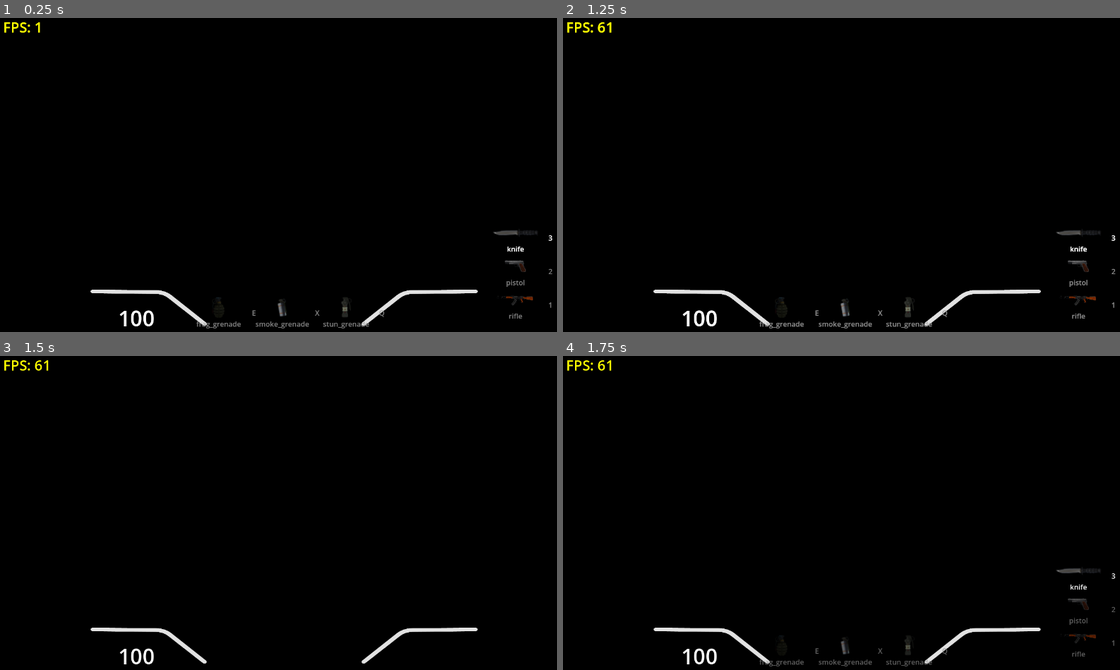
Above: before the commit, frames 1-4 (two rows, left to right).
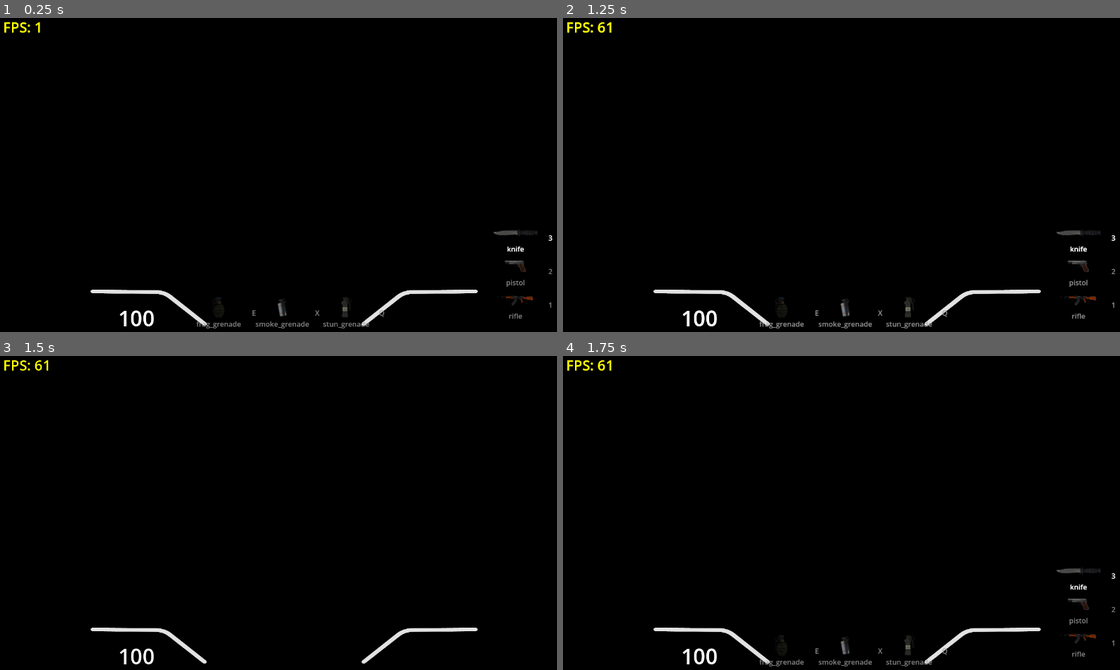
Above: after the commit, the same moments.

Repository: nathgoutam93/grey-line
Game: Godot game, scene res://tests/unit/unit_tests.tscn
The game is run twice, just before and just after one commit, with the same random seed, the same clock (stepped at 60 frames per second) and the same inputs. This scene is started directly instead of the project's main scene. Sound files missing from this copy of the repository are replaced by a short silence.
Inputs (mouse positions are in pixels of both pictures, inside the frame that each line leads up to):
- Up to frame 1 (0.25 s): no input
- Up to frame 2 (1.25 s): tap Enter at 0.5 s; move the mouse to (969, 156) at 0.52 s; hold D (move_right) from 0.53 s (still down); tap G (drop) at 0.6 s; click (969, 156) at 0.67 s
- Up to frame 3 (1.5 s): release D (move_right) at 1.25 s; drag from (167, 525) to (256, 575) at 1.27 s
- Up to frame 4 (1.75 s): no input

Frames 1-3 are identical in both runs. In frame 4, 0.4% of the frame differs, in the area x 1-100%, y 1-99%.

Commit message:
feat: attenuate hearing through walls

Diff:
--- a/scripts/network/server/visibility_query.gd
+++ b/scripts/network/server/visibility_query.gd
@@ -48,7 +48,36 @@
 	var radius := source.net_sync.get_noise_radius()
 	if radius <= 0.0:
 		return false
+	if listener.global_position.distance_squared_to(source.global_position) > radius * radius:
+		return false
+	radius *= occlusion_factor(listener.global_position, source.global_position, listener.get_world_2d().direct_space_state)
 	return listener.global_position.distance_squared_to(source.global_position) <= radius * radius
+
+static func occlusion_factor(from: Vector2, to: Vector2, space: PhysicsDirectSpaceState2D) -> float:
+	var offset := to - from
+	var distance := offset.length()
+	if distance < 0.001:
+		return 1.0
+	var direction := offset / distance
+	var cursor := from
+	var factor := 1.0
+	for _hit_index in range(4):
+		var hit := space.intersect_ray(PhysicsRayQueryParameters2D.create(cursor, to, ENVIRONMENT_MASK))
+		if hit.is_empty():
+			break
+		var walls := hit.get("collider") as DestructibleWalls
+		var door := hit.get("collider") as Door
+		if walls != null:
+			factor *= DestructionMaterial.sound_factor(walls.cell_material(walls.cell_from_hit(hit)))
+		elif door != null:
+			factor *= 0.7 if door.state == Door.State.CLOSED else 1.0
+		else:
+			factor *= 0.35
+		var travelled: float = (hit.position - from).dot(direction) + 17.0
+		if travelled >= distance:
+			break
+		cursor = from + direction * travelled
+	return factor
 
 ## Active smoke clouds as [center: Vector2, radius: float] pairs.
 static func collect_smoke_blockers(tree: SceneTree) -> Array:
--- a/tests/net/visibility_test.gd
+++ b/tests/net/visibility_test.gd
@@ -10,7 +10,7 @@
 ##   in view, slow-walk -> VISIBLE, drawn, no footsteps
 ##   in view, running   -> VISIBLE, drawn, footsteps playing
 ##   behind, shooting   -> the shot plays from the true position
-##   behind a wall      -> CULLED; walking there -> AUDIBLE with footsteps
+##   behind a wall      -> CULLED; distant walking stays CULLED, nearby walking is AUDIBLE
 ##   smoke in between   -> CULLED
 ##   back in view       -> VISIBLE
 
@@ -164,8 +164,33 @@
 		_expect("behind_wall_is_culled", await _sample("wall"), PlayerNetSync.NetPresence.CULLED, false)
 		Input.action_press("move_up")
 		await hold(0.6)
-		_expect("walking_behind_wall_is_audible", await _sample("wall_walk"), PlayerNetSync.NetPresence.AUDIBLE, false, true)
+		_expect("distant_walking_behind_wall_is_culled", await _sample("wall_walk"), PlayerNetSync.NetPresence.CULLED, false, false)
 		Input.action_release("move_up")
+		viewer.global_position = open
+		await hold(1.0)
+
+	# Keep the audible-through-cover check inside the attenuated 800 * 0.35 = 280 px radius.
+	var close_open := find_open_spot(Vector2.RIGHT, 300.0)
+	if close_open == Vector2.INF:
+		results.fail("walking_behind_wall_is_audible", "no nearby wall setup found")
+	else:
+		var close_wall := StaticBody2D.new()
+		close_wall.collision_layer = 1
+		var shape := CollisionShape2D.new()
+		var rectangle := RectangleShape2D.new()
+		rectangle.size = Vector2(8, 400)
+		shape.shape = rectangle
+		close_wall.add_child(shape)
+		close_wall.position = close_open + Vector2(50, 0)
+		game_mode().map.add_child(close_wall)
+		viewer.global_position = close_open
+		me.global_position = close_open + Vector2(100, 0)
+		await hold(0.5)
+		Input.action_press("move_up")
+		await hold(0.4)
+		_expect("walking_behind_wall_is_audible", await _sample("close_wall_walk"), PlayerNetSync.NetPresence.AUDIBLE, false, true)
+		Input.action_release("move_up")
+		close_wall.queue_free()
 		viewer.global_position = open
 		await hold(1.0)
 
--- a/tests/unit/unit_tests.gd
+++ b/tests/unit/unit_tests.gd
@@ -732,6 +732,69 @@
 	viewer.queue_free()
 	target.queue_free()
 
+func test_hearing_attenuates_soft_walls_and_holes() -> void:
+	var listener := await _spawn_player(Vector2(-2400, -2400))
+	var source := await _spawn_player(Vector2(-1900, -2400))
+	source.net_sync.report_noise(800, 2.0)
+	var walls := _destructible_wall(Vector2(-2150, -2408), [Vector2i.ZERO])
+	await get_tree().physics_frame
+	await get_tree().physics_frame
+	var space := get_viewport().world_2d.direct_space_state
+	check_near(VisibilityQuery.occlusion_factor(listener.global_position, source.global_position, space), 0.6, 0.001, "soft wall factor wrong")
+	check(not VisibilityQuery.can_hear(listener, source), "single soft wall should reduce 800 px to 480, below 500 px")
+	source.global_position = listener.global_position + Vector2(450, 0)
+	check(VisibilityQuery.can_hear(listener, source), "one soft wall should still carry sound to 450 px")
+	walls.set_cell(Vector2i(2, 0), 0, Vector2i.ZERO)
+	walls.update_internals()
+	await get_tree().physics_frame
+	await get_tree().physics_frame
+	check_near(VisibilityQuery.occlusion_factor(listener.global_position, source.global_position, space), 0.36, 0.001, "stacked soft wall factors do not multiply")
+	check(not VisibilityQuery.can_hear(listener, source), "stacked walls should block footsteps at 450 px")
+	walls.destroy_cells([Vector2i.ZERO, Vector2i(2, 0)])
+	check(VisibilityQuery.can_hear(listener, source), "holes did not restore hearing immediately")
+	walls.queue_free()
+	listener.queue_free()
+	source.queue_free()
+	await get_tree().process_frame
+
+func test_hearing_materials_doors_and_hit_limit() -> void:
+	var from := Vector2(-2400, -2400)
+	var to := Vector2(-1900, -2400)
+	var space := get_viewport().world_2d.direct_space_state
+	for material in [DestructionMaterial.REINFORCED, DestructionMaterial.HARD]:
+		var walls := _destructible_wall(Vector2(-2150, -2408), [Vector2i.ZERO], material)
+		await get_tree().physics_frame
+		await get_tree().physics_frame
+		check_near(VisibilityQuery.occlusion_factor(from, to, space), DestructionMaterial.sound_factor(material), 0.001, "wall material factor wrong")
+		walls.queue_free()
+		await get_tree().process_frame
+	var wall := _wall(Vector2(-2150, -2400), Vector2(8, 100))
+	await get_tree().physics_frame
+	await get_tree().physics_frame
+	check_near(VisibilityQuery.occlusion_factor(from, to, space), 0.35, 0.001, "static wall factor wrong")
+	wall.queue_free()
+	await get_tree().process_frame
+	var door := (load("res://scenes/props/door/door.tscn") as PackedScene).instantiate() as Door
+	door.position = Vector2(-2150, -2400)
+	door.rotation = PI * 0.5
+	add_child(door)
+	await get_tree().physics_frame
+	await get_tree().physics_frame
+	check_near(VisibilityQuery.occlusion_factor(from, to, space), 0.7, 0.001, "closed door factor wrong")
+	door.set_state_local(Door.State.OPEN)
+	check_near(VisibilityQuery.occlusion_factor(from, to, space), 1.0, 0.001, "open door still attenuates sound")
+	door.queue_free()
+	await get_tree().process_frame
+	var cells: Array[Vector2i] = []
+	for x in range(5):
+		cells.append(Vector2i(x * 2, 0))
+	var stacked := _destructible_wall(Vector2(-2250, -2408), cells)
+	await get_tree().physics_frame
+	await get_tree().physics_frame
+	check_near(VisibilityQuery.occlusion_factor(from, to, space), pow(0.6, 4), 0.001, "hearing ray did not stop at four hits")
+	stacked.queue_free()
+	await get_tree().process_frame
+
 func test_hearing_follows_noise_radius() -> void:
 	var listener := await _spawn_player(Vector2(-2400, -2400))
 	var source := await _spawn_player(Vector2(-1900, -2400)) # 500 px away
Not shown, changed: AGENTS.md
Not shown, changed: docs/plan/04-destruction-and-doors.md
